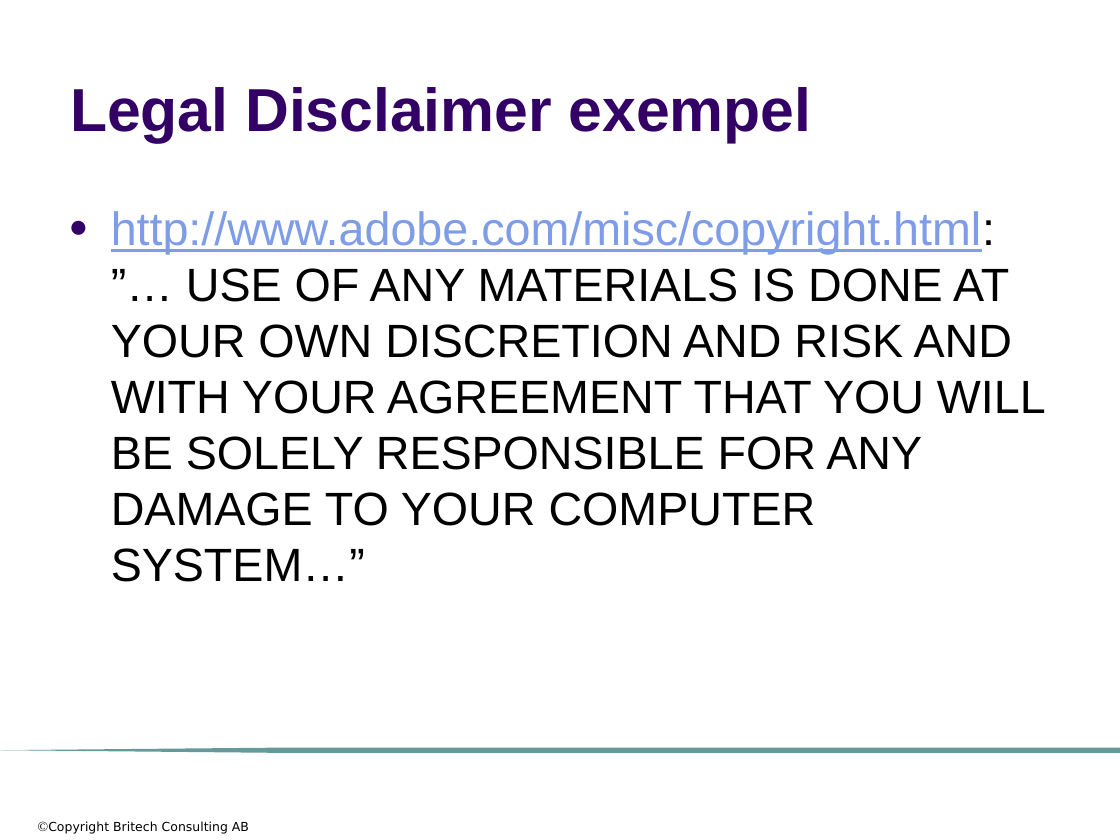
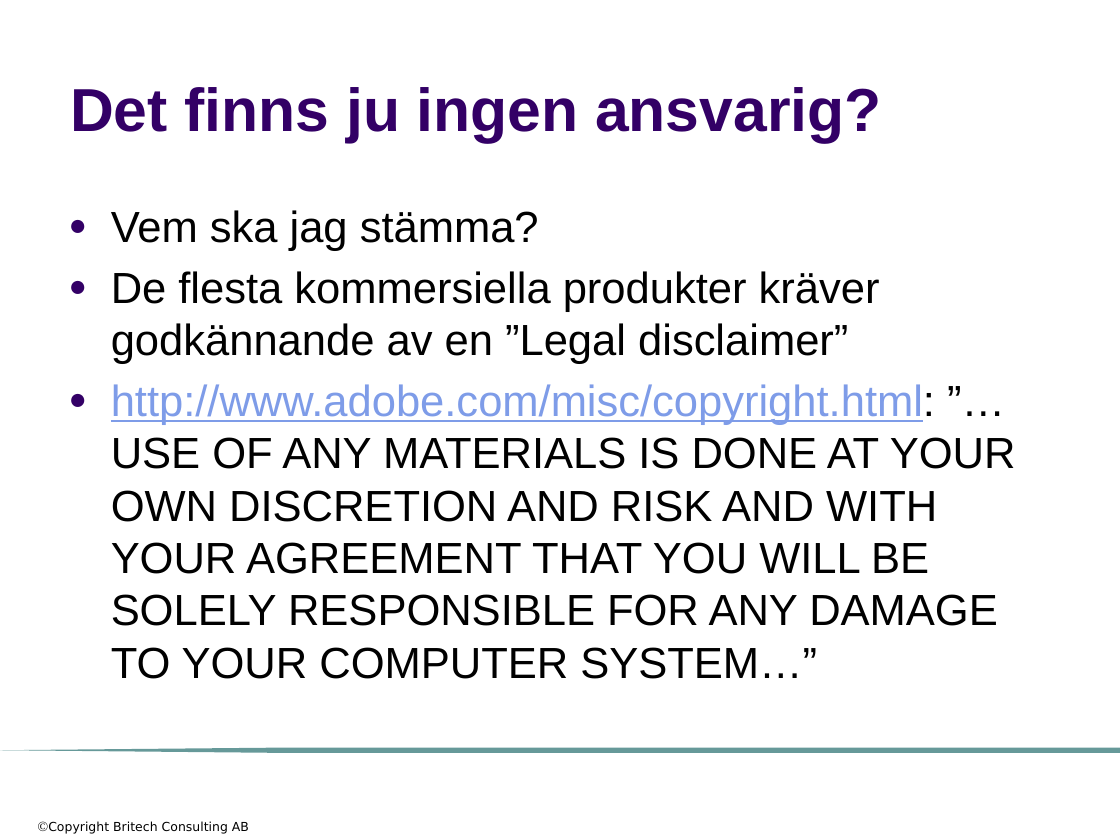
Before and after one commit to me97esn/groovyseminarium, a slide deck: slide 43 of groovyseminarie/dokument/open_source.pptx (slide 11 before the commit). Drawn at 1120x840 pixels with LibreOffice and Linux fonts; fonts in the diff are those of the drawing; background and template pictures are left out. Boxes give left, top, right and bottom in pixels: in the first picture for what was removed or moved away, otherwise in the second. Text is boxed around its words. In the diff, an @@ line names an element or a change of style, - is before the commit and + after.

```diff
--- a/groovyseminarie/dokument/open_source.pptx
+++ b/groovyseminarie/dokument/open_source.pptx
@@ title at [70, 87, 881, 142]: text changed @@
-Legal Disclaimer exempel
+Det finns ju ingen ansvarig?
@@ text at [111, 210, 880, 364]: paragraphs added @@
+● Vem ska jag stämma?
+● De flesta kommersiella produkter kräver godkännande av en ”Legal disclaimer”
@@ text at [111, 384, 1016, 679]: size 30 to 28 pt in "http://www.adobe.com/misc/copyright.html: ”… USE OF ANY MATE ..." @@
```
Also in this commit, not shown: 3 other slides changed, 34 slides added.
